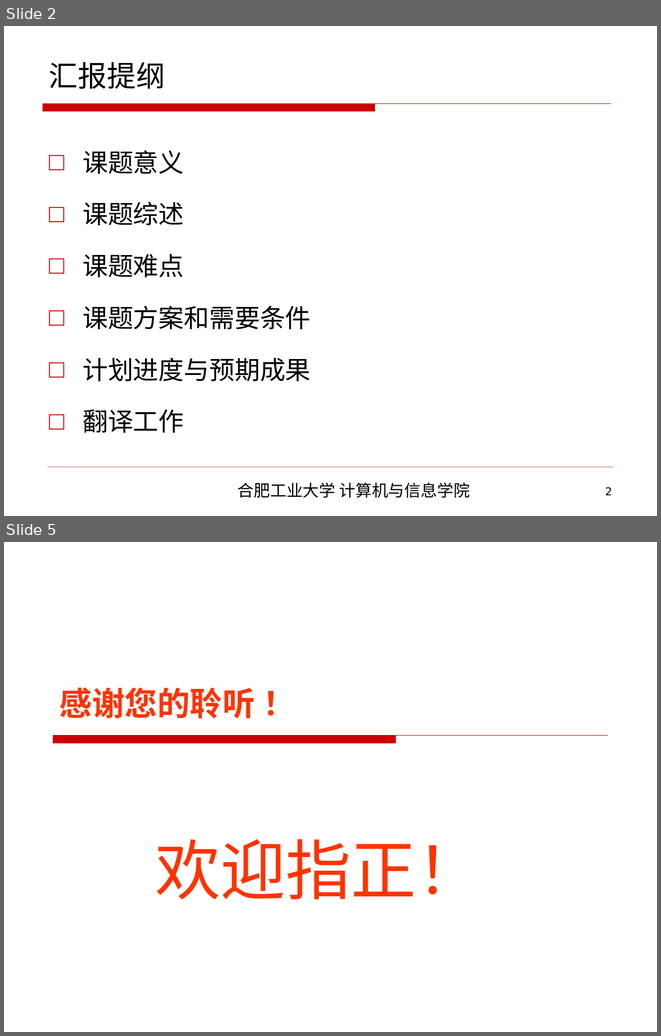
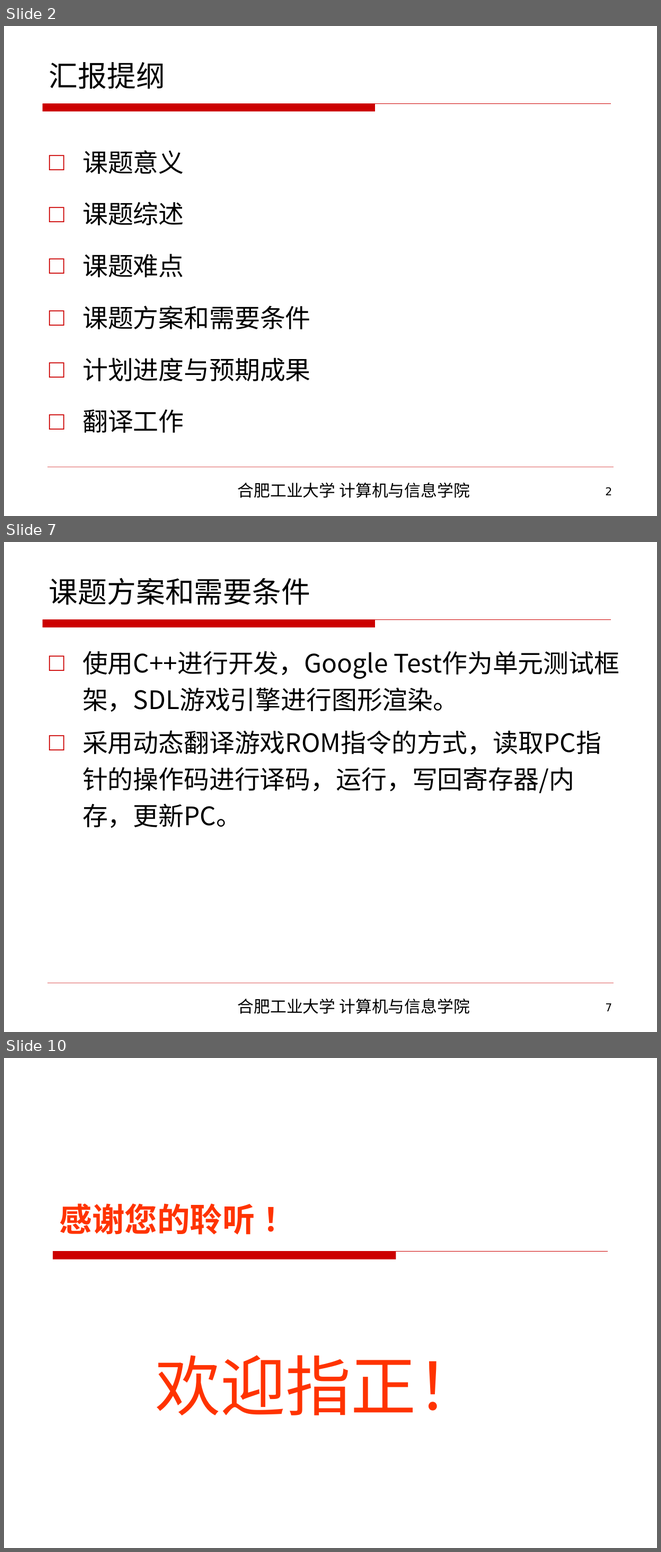
Before and after one commit to netcan/FCEmulator, a slide deck: notes/本科毕业设计开题汇报.ppt. Shown one above the other, each under a label of ours: slides 2 and 5 before the commit, slides 2, 7 and 10 after it; the slides between them are not shown. The pictures are 661x1036 and 661x1552 pixels, drawn with LibreOffice and Linux fonts; fonts in the diff are those of the drawing; background and template pictures are left out. Boxes give left, top, right and bottom in pixels: in the first picture for what was removed or moved away, otherwise in the second. Text is boxed around its words. In the diff, an @@ line names an element or a change of style, - is before the commit and + after.

Commit message:
更新开题报告

```diff
--- a/notes/本科毕业设计开题汇报.ppt
+++ b/notes/本科毕业设计开题汇报.ppt
@@ slide 7 added at (x1=4, y1=542, x2=657, y2=1032), background picture (left out); not listed: 4 template elements that a slide beside it also shows @@
@@ title added at (x1=49, y1=578, x2=310, y2=605), 32 pt, text #000000 @@
+课题方案和需要条件
@@ text added at (x1=82, y1=651, x2=601, y2=828), 28 pt, text #000000 @@
+□ 使用C++进行开发，Google Test作为单元测试框架，SDL游戏引擎进行图形渲染。
+□ 采用动态翻译游戏ROM指令的方式，读取PC指针的操作码进行译码，运行，写回寄存器/内存，更新PC。
@@ what was slide 5 is now slide 10 @@
```
Also in this commit, not shown: 3 slides changed, 4 other slides added.
